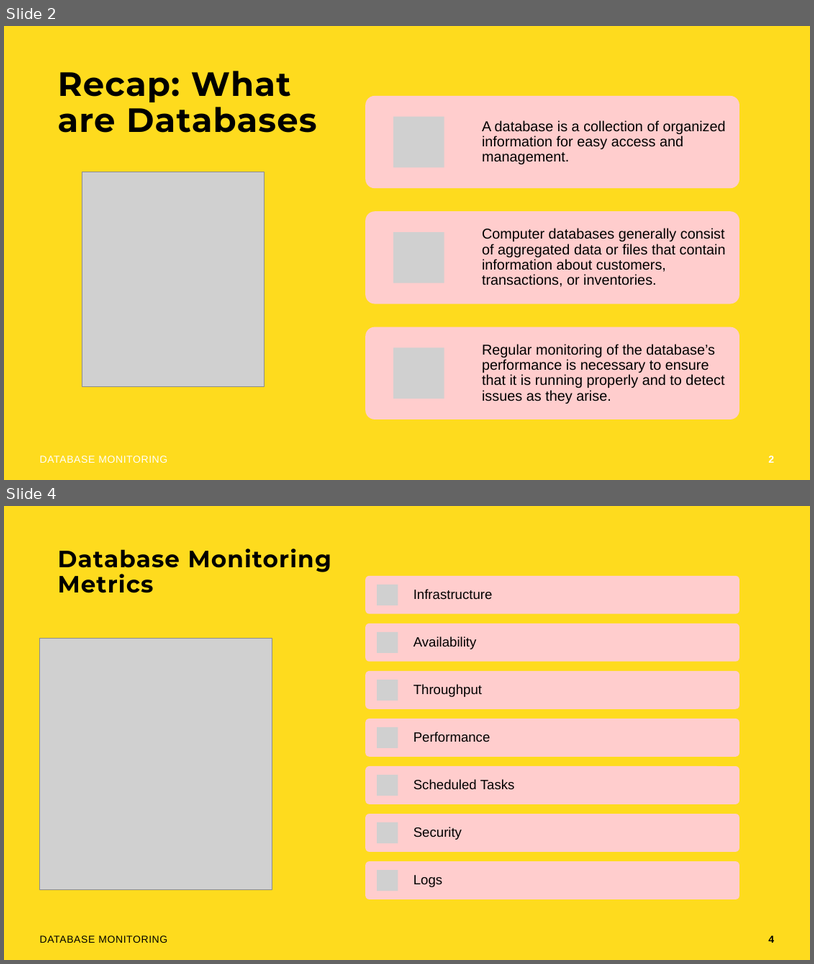
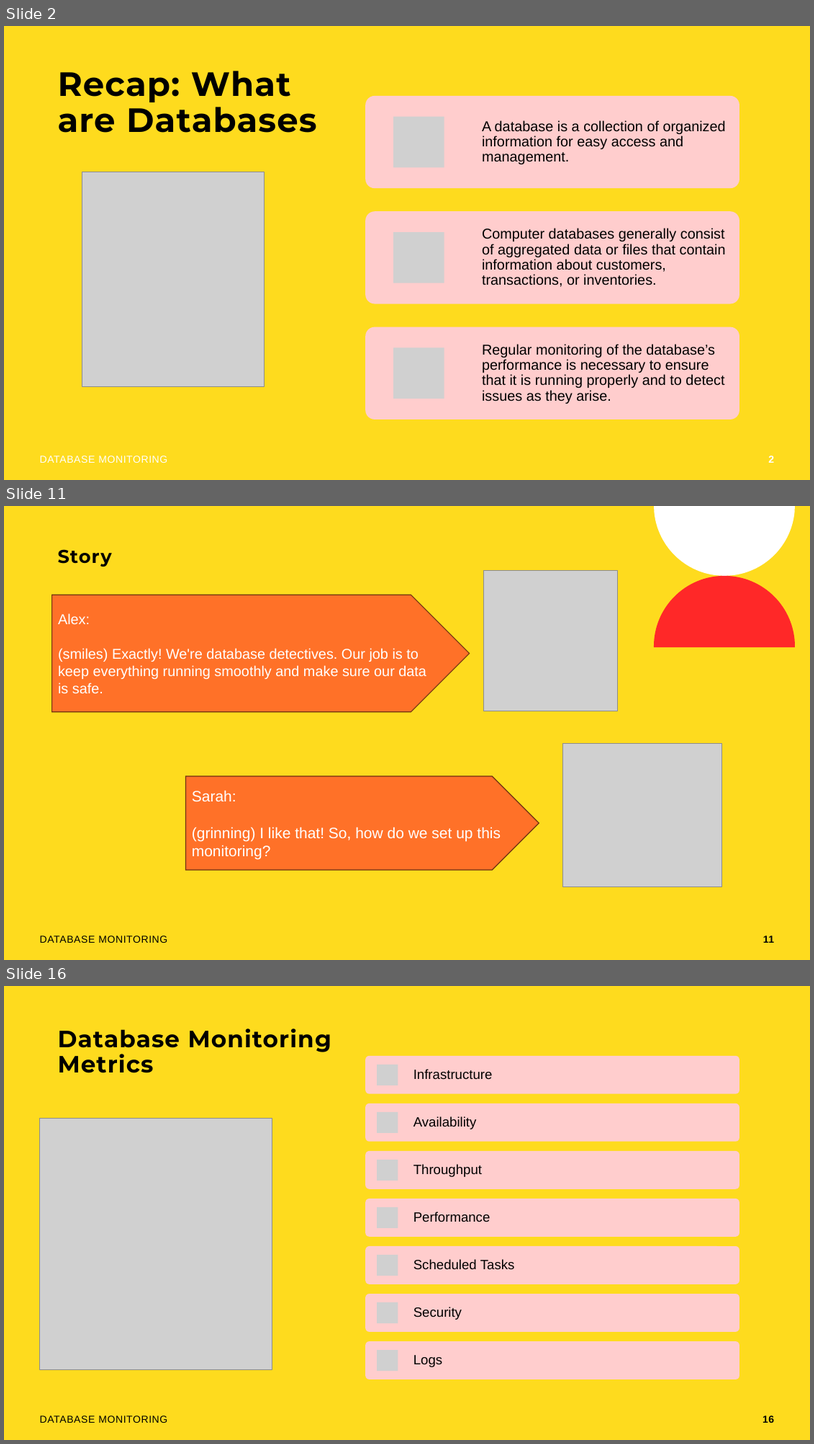
Before and after one commit to rolling-scopes-school/devops, a slide deck: modules/11. Monitoring/Database Monitoring.pptx. Shown one above the other, each under a label of ours: slides 2 and 4 before the commit, slides 2, 11 and 16 after it; the slides between them are not shown. The pictures are 814x964 and 814x1444 pixels, drawn with LibreOffice and Linux fonts; fonts in the diff are those of the drawing; grey boxes stand for pictures; background and template pictures are left out. Boxes give left, top, right and bottom in pixels: in the first picture for what was removed or moved away, otherwise in the second. Text is boxed around its words. In the diff, an @@ line names an element or a change of style, - is before the commit and + after.

```diff
--- a/modules/11. Monitoring/Database Monitoring.pptx
+++ b/modules/11. Monitoring/Database Monitoring.pptx
@@ slide 11 added at (4,506,810,960), background #FEDB1E @@
@@ freeform shape added at (654,506,795,576), fill #FFFFFF @@
@@ title added at (58,549,112,566), 22 pt, text #000000, bold @@
+Story
@@ picture added at (484,571,618,711) @@
@@ freeform shape added at (654,576,795,647), fill #FF2828 @@
@@ pentagon arrow added at (52,595,469,712), fill #FF7128, outline #703212 1 pt, 17 pt, text #FFFFFF @@
+Alex:
+(smiles) Exactly! We're database detectives. Our job is to keep everything running smoothly and make sure our data is safe.
@@ picture added at (563,743,722,886) @@
@@ pentagon arrow added at (186,776,540,870), fill #FF7128, outline #703212 1 pt, 18 pt, text #FFFFFF @@
+Sarah:
+(grinning) I like that! So, how do we set up this monitoring?
@@ text added at (40,935,167,942), 12 pt, text #000000 @@
+DATABASE MONITORING
@@ page number added at (764,935,774,942), 12 pt, text #000000, bold @@
+11
@@ what was slide 4 is now slide 16 @@
@@ page number at (763,1415,774,1422): text changed @@
-4
+16
```
Also in this commit, not shown: 18 slides changed, 11 other slides added.
